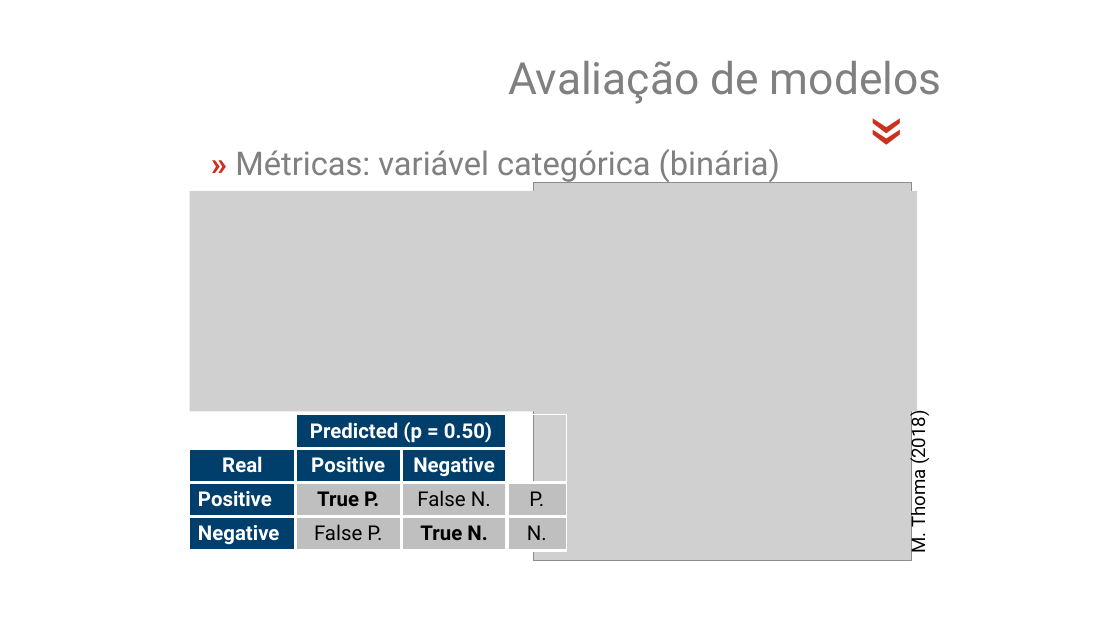
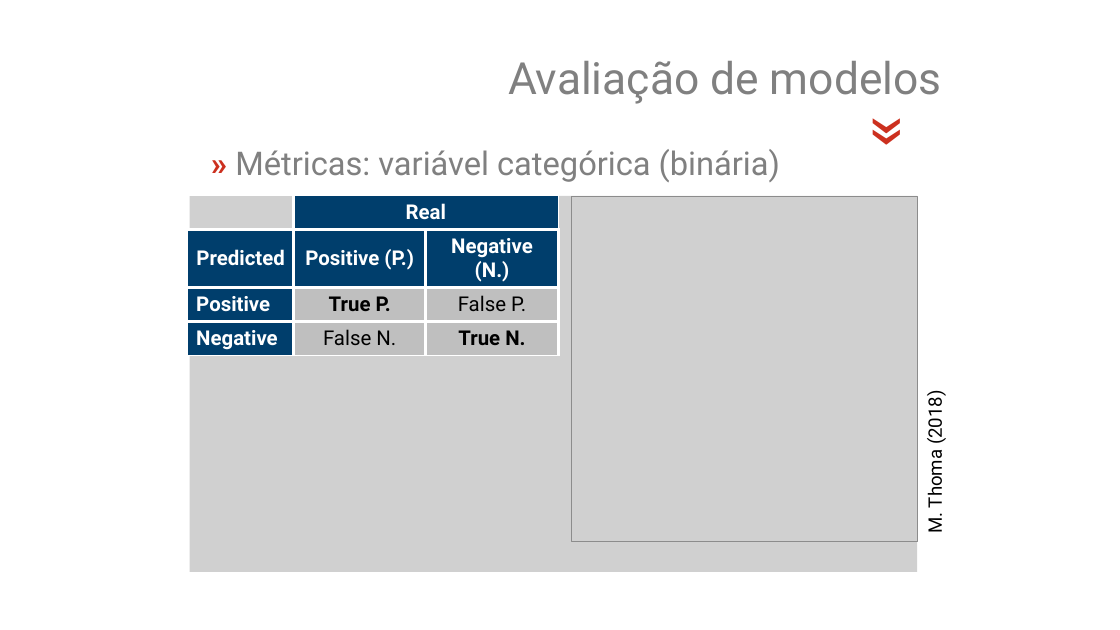
Before and after one commit to jsollari/DSR-II2026, a slide deck: slide 38 of docs/DSR-II2026_JL_slides.pptx (slide 41 before the commit). Drawn at 1120x630 pixels with LibreOffice and Linux fonts; fonts in the diff are those of the drawing; grey boxes stand for pictures; background and template pictures are left out. Boxes give left, top, right and bottom in pixels: in the first picture for what was removed or moved away, otherwise in the second. Text is boxed around its words. In the diff, an @@ line names an element or a change of style, - is before the commit and + after.

```diff
--- a/docs/DSR-II2026_JL_slides.pptx
+++ b/docs/DSR-II2026_JL_slides.pptx
@@ table at (188,196,558,354) @@
-column 1:  | Real | Positive | Negative
-column 2: Predicted (p = 0.50) | Positive | True P. | False P.
-column 3:  | Negative | False N. | True N.
-column 4:  |  | P. | N.
+column 1:  | Predicted | Positive | Negative
+column 2: Real | Positive (P.) | True P. | False N.
+column 3:  | Negative (N.) | False P. | True N.
@@ table: place and size @@
-table at (190,414,567,550)
+table at (188,196,558,354)
@@ picture: place and size @@
-picture at (190,191,918,412)
+picture at (190,196,918,572)
@@ picture: place and size @@
-picture at (534,183,912,561)
+picture at (571,196,917,541)
@@ text "M. Thoma (2018)": place and size @@
-text "M. Thoma (2018)" at (906,415,931,553)
+text "M. Thoma (2018)" at (922,395,947,532)
```
Also in this commit, not shown: 11 other slides changed, 2 slides added, 5 slides removed, 23 other files.
